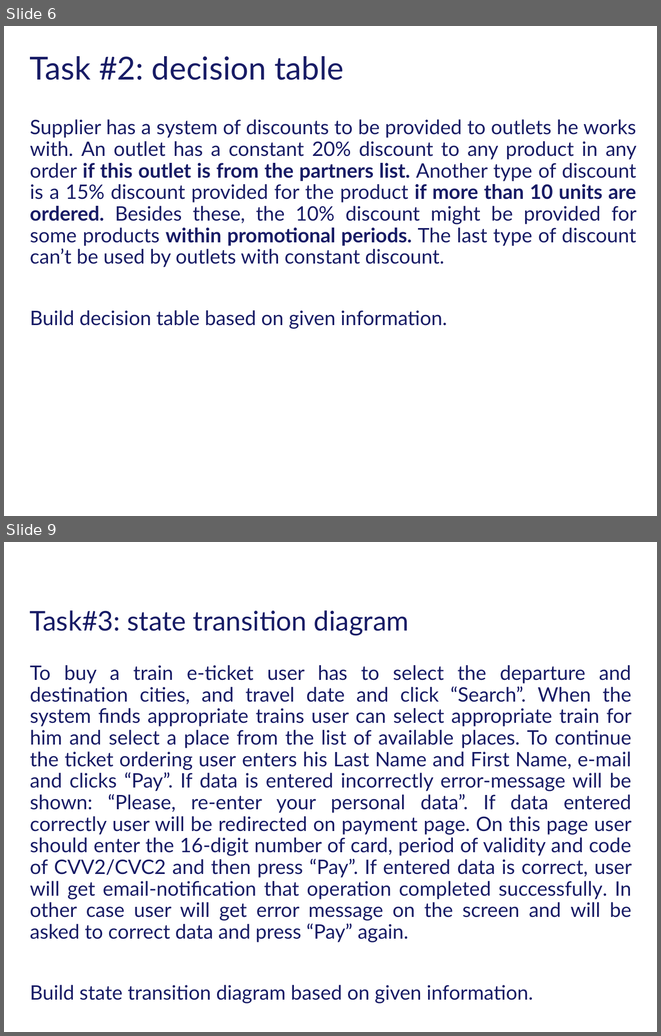
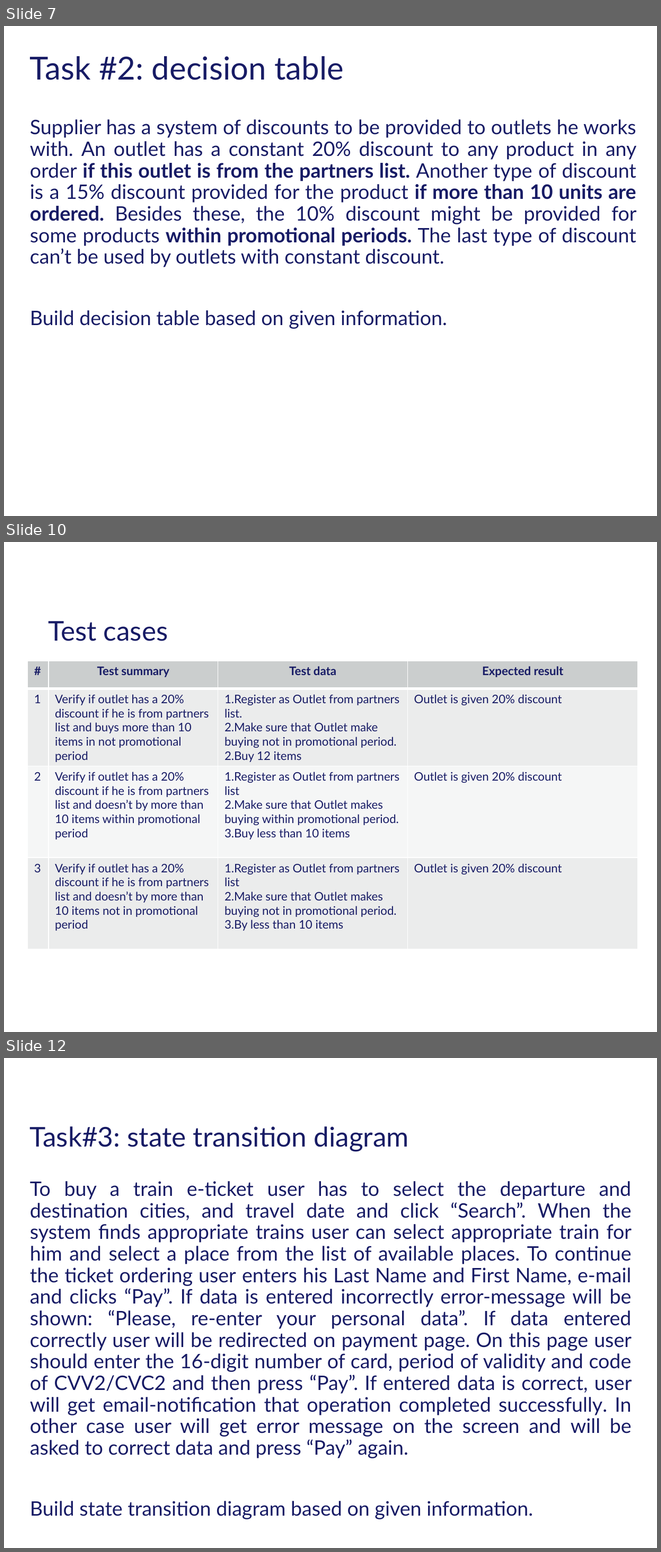
Before and after one commit to VikaSvyryd/HomeWorks, a slide deck: HW4 TDT.pptx. Shown one above the other, each under a label of ours: slides 6 and 9 before the commit, slides 7, 10 and 12 after it; the slides between them are not shown. The pictures are 661x1036 and 661x1552 pixels, drawn with LibreOffice and Linux fonts; fonts in the diff are those of the drawing; background and template pictures are left out. Boxes give left, top, right and bottom in pixels: in the first picture for what was removed or moved away, otherwise in the second. Text is boxed around its words. In the diff, an @@ line names an element or a change of style, - is before the commit and + after.

```diff
--- a/HW4 TDT.pptx
+++ b/HW4 TDT.pptx
@@ slide 10 added at bbox=[4, 542, 657, 1032], background #FFFFFF @@
@@ text added at bbox=[48, 621, 168, 641], 30 pt, text #171B65 @@
+Test cases
@@ table added at bbox=[27, 661, 638, 949], 4 rows, 4 columns @@
+# | Test summary | Test data | Expected result
+1 | Verify if outlet has a 20% discount if he is from partners list and buys more than 10 items in not promotional period | 1.Register as Outlet from partners list. / 2.Make sure that Outlet make buying not in promotional period. / 2.Buy 12 items | Outlet is given 20% discount
+2 | Verify if outlet has a 20% discount if he is from partners list and doesn’t by more than 10 items within promotional period | 1.Register as Outlet from partners list / 2.Make sure that Outlet makes buying within promotional period. / 3.Buy less than 10 items | Outlet is given 20% discount
+3 | Verify if outlet has a 20% discount if he is from partners list and doesn’t by more than 10 items not in promotional period | 1.Register as Outlet from partners list / 2.Make sure that Outlet makes buying not in promotional period. / 3.By less than 10 items | Outlet is given 20% discount
@@ what was slide 6 is now slide 7 @@
@@ what was slide 9 is now slide 12 @@
```
Also in this commit, not shown: 4 slides changed, 11 other slides added, 1 slide removed.
